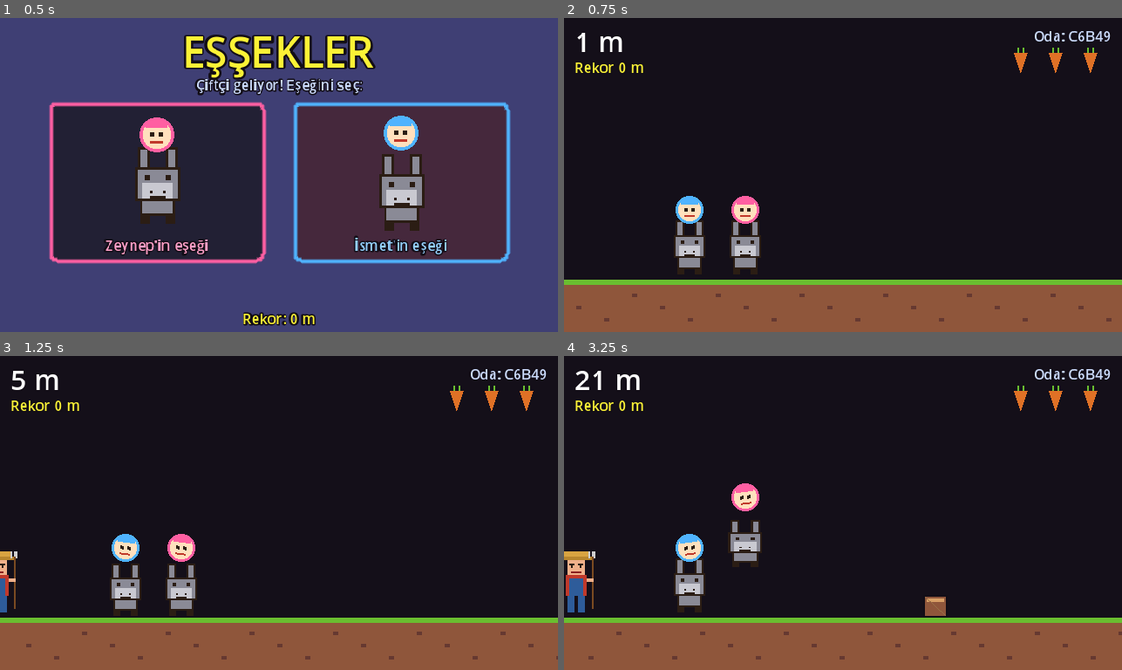
Above: before the commit, frames 1-4 (two rows, left to right).
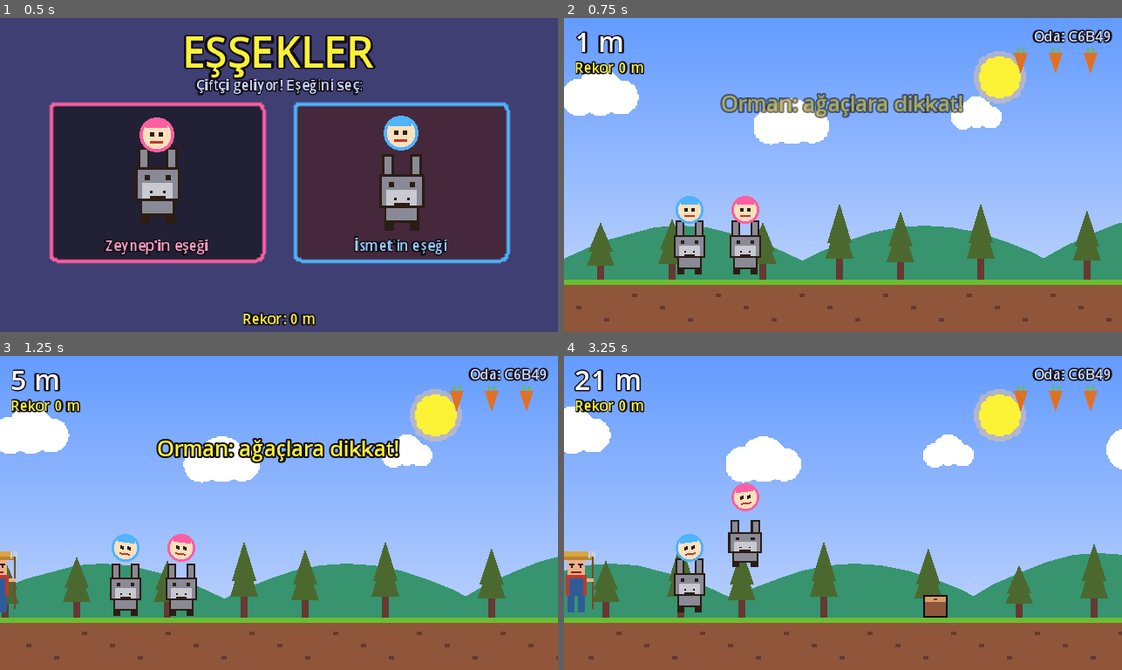
Above: after the commit, the same moments.

Repository: ismetcabbar9-oss/E-ek-
Game: Godot game, scene res://scenes/menu.tscn
Same seed, same stepped clock (60 frames per second), same inputs: the game is played once before the commit and once after it.
Inputs (mouse positions are in pixels of both pictures, inside the frame that each line leads up to):
- Up to frame 1 (0.5 s): no input
- Up to frame 2 (0.75 s): click "Zeynep'in eşeği" at 0.5 s
- Up to frame 3 (1.25 s): no input
- Up to frame 4 (3.25 s): tap Enter at 1.25 s; move the mouse to (965, 497) at 1.27 s; hold Up 1.28-2 s; click (965, 497) at 1.42 s; tap Space at 1.52, 1.82 s; drag from (731, 528) to (815, 575) at 2.02 s; move the mouse to (898, 443) at 2.77 s; hold Up from 2.78 s (still down)

Frame 1 is identical in both runs. In frame 2, 80% of the frame differs, in the area x 0-100%, y 0-84%; in frame 3, 79%; in frame 4, 79%.

Commit message:
Temalar: themes.json ile 6 tema, parallax arka plan, tema müziği
- Orman, gece şehir, çöl, uzay, arena, parkur; her biri kendi paleti,
  katmanları, zemini ve engel şekilleriyle
- Tema mesafeye bağlı (~330 m = ~30 sn), zemin sınırda dünyayla kayar
- Arka planda 1.2 sn çapraz geçiş, tema afişi, müzik tonu/temposu değişir
- Her katman/zemin/engel için opsiyonel sprite yolu (asset gelince otomatik)

Co-Authored-By: Claude Opus 5.5 <noreply@anthropic.com>
Claude-Session: https://claude.ai/code/session_01Njhua4BvtW3HFbxBLhtxyt

Diff:
--- /dev/null
+++ b/data/themes.json
@@ -0,0 +1,140 @@
+{
+	"_doc": "Temalar sırayla döner. segment_meters: her temanın süresi (metre). ~330 m, oyunun hızıyla ~30 sn. Renkler DB32 paletinden. Her layer/ground/obstacle için 'sprite' yolu verilirse placeholder yerine o çizilir (bkz. ASSETS.md).",
+	"segment_meters": 330,
+	"themes": [
+		{
+			"id": "forest",
+			"name": "ORMAN",
+			"banner": "Orman: ağaçlara dikkat!",
+			"sky": ["#639bff", "#cbdbfc"],
+			"sky_sprite": "res://assets/themes/forest/sky.png",
+			"layers": [
+				{ "shape": "sun", "factor": 0.0, "x": 250, "y": 34, "r": 12, "color": "#fbf236", "color2": "#eec39a" },
+				{ "shape": "clouds", "factor": 0.08, "tile": 110, "y": 40, "color": "#ffffff", "sprite": "res://assets/themes/forest/bg_far.png" },
+				{ "shape": "hills", "factor": 0.2, "tile": 140, "y": 150, "h": 50, "color": "#37946e", "sprite": "res://assets/themes/forest/bg_mid.png" },
+				{ "shape": "trees", "factor": 0.45, "tile": 46, "y": 150, "h": 40, "color": "#4b692f", "color2": "#663931", "sprite": "res://assets/themes/forest/bg_near.png" }
+			],
+			"ground": { "top": "#6abe30", "fill": "#8f563b", "detail": "#663931", "pit": "#222034", "tile": "res://assets/themes/forest/ground.png" },
+			"obstacles": {
+				"low": { "shape": "stump", "color": "#8f563b", "color2": "#d9a066", "sprite": "res://assets/themes/forest/obstacle_low.png" },
+				"air": { "shape": "bird", "color": "#222034", "color2": "#df7126", "sprite": "res://assets/themes/forest/obstacle_air.png" },
+				"pit": { "shape": "hole", "color": "#306082", "color2": "#5fcde4", "sprite": "res://assets/themes/forest/pit.png" }
+			},
+			"music": { "bpm": 132, "root": 60, "scale": [0, 2, 4, 7, 9], "lead_wave": "square", "duty": 0.25,
+				"lead": [0, -1, 2, -1, 4, 2, -1, 0, 1, -1, 3, -1, 4, 3, 2, -1],
+				"bass": [0, -1, 0, -1, 3, -1, 3, -1, 4, -1, 4, -1, 2, -1, 2, -1],
+				"file": "res://assets/audio/music_forest.ogg" }
+		},
+		{
+			"id": "city",
+			"name": "GECE ŞEHİR",
+			"banner": "Gece şehir: eşekler kulüpte!",
+			"sky": ["#222034", "#3f3f74"],
+			"sky_sprite": "res://assets/themes/city/sky.png",
+			"layers": [
+				{ "shape": "stars", "factor": 0.02, "tile": 40, "y": 0, "h": 90, "color": "#cbdbfc" },
+				{ "shape": "sun", "factor": 0.0, "x": 60, "y": 30, "r": 9, "color": "#cbdbfc", "color2": "#9badb7" },
+				{ "shape": "buildings", "factor": 0.15, "tile": 34, "y": 150, "h": 70, "color": "#45283c", "color2": "#76428a", "sprite": "res://assets/themes/city/bg_far.png" },
+				{ "shape": "buildings", "factor": 0.4, "tile": 44, "y": 150, "h": 50, "color": "#222034", "color2": "#fbf236", "sprite": "res://assets/themes/city/bg_near.png" }
+			],
+			"ground": { "top": "#847e87", "fill": "#323c39", "detail": "#fbf236", "pit": "#000000", "tile": "res://assets/themes/city/ground.png" },
+			"obstacles": {
+				"low": { "shape": "cone", "color": "#df7126", "color2": "#ffffff", "sprite": "res://assets/themes/city/obstacle_low.png" },
+				"air": { "shape": "bird", "color": "#696a6a", "color2": "#9badb7", "sprite": "res://assets/themes/city/obstacle_air.png" },
+				"pit": { "shape": "hole", "color": "#000000", "color2": "#595652", "sprite": "res://assets/themes/city/pit.png" }
+			},
+			"music": { "bpm": 118, "root": 57, "scale": [0, 3, 5, 7, 10], "lead_wave": "square", "duty": 0.5,
+				"lead": [0, -1, -1, 2, -1, 3, -1, 2, 4, -1, 3, -1, 2, -1, 1, -1],
+				"bass": [0, -1, 0, 0, -1, 0, -1, 0, 3, -1, 3, 3, -1, 2, -1, 2],
+				"file": "res://assets/audio/music_city.ogg" }
+		},
+		{
+			"id": "desert",
+			"name": "ÇÖL",
+			"banner": "Çöl: su yok, mizah var.",
+			"sky": ["#df7126", "#eec39a"],
+			"sky_sprite": "res://assets/themes/desert/sky.png",
+			"layers": [
+				{ "shape": "sun", "factor": 0.0, "x": 160, "y": 44, "r": 20, "color": "#fbf236", "color2": "#df7126" },
+				{ "shape": "hills", "factor": 0.12, "tile": 200, "y": 150, "h": 36, "color": "#d9a066", "sprite": "res://assets/themes/desert/bg_far.png" },
+				{ "shape": "hills", "factor": 0.3, "tile": 120, "y": 150, "h": 22, "color": "#eec39a", "sprite": "res://assets/themes/desert/bg_mid.png" },
+				{ "shape": "cacti", "factor": 0.5, "tile": 80, "y": 150, "h": 26, "color": "#37946e", "color2": "#4b692f", "sprite": "res://assets/themes/desert/bg_near.png" }
+			],
+			"ground": { "top": "#eec39a", "fill": "#d9a066", "detail": "#8f563b", "pit": "#8a6f30", "tile": "res://assets/themes/desert/ground.png" },
+			"obstacles": {
+				"low": { "shape": "cactus", "color": "#6abe30", "color2": "#99e550", "sprite": "res://assets/themes/desert/obstacle_low.png" },
+				"air": { "shape": "bird", "color": "#45283c", "color2": "#d95763", "sprite": "res://assets/themes/desert/obstacle_air.png" },
+				"pit": { "shape": "hole", "color": "#8a6f30", "color2": "#d9a066", "sprite": "res://assets/themes/desert/pit.png" }
+			},
+			"music": { "bpm": 112, "root": 62, "scale": [0, 1, 4, 5, 7, 8, 10], "lead_wave": "square", "duty": 0.125,
+				"lead": [0, 1, 2, -1, 1, 0, -1, -1, 4, 3, 2, -1, 3, 2, 1, -1],
+				"bass": [0, -1, -1, 0, -1, -1, 0, -1, 1, -1, -1, 1, -1, -1, 0, -1],
+				"file": "res://assets/audio/music_desert.ogg" }
+		},
+		{
+			"id": "space",
+			"name": "UZAY",
+			"banner": "Uzay: eşek 1 küçük adım...",
+			"sky": ["#000000", "#222034"],
+			"sky_sprite": "res://assets/themes/space/sky.png",
+			"layers": [
+				{ "shape": "stars", "factor": 0.03, "tile": 30, "y": 0, "h": 150, "color": "#ffffff" },
+				{ "shape": "planets", "factor": 0.08, "tile": 170, "y": 50, "color": "#76428a", "color2": "#d77bba", "sprite": "res://assets/themes/space/bg_far.png" },
+				{ "shape": "hills", "factor": 0.3, "tile": 90, "y": 150, "h": 18, "color": "#595652", "sprite": "res://assets/themes/space/bg_near.png" }
+			],
+			"ground": { "top": "#9badb7", "fill": "#696a6a", "detail": "#595652", "pit": "#000000", "tile": "res://assets/themes/space/ground.png" },
+			"obstacles": {
+				"low": { "shape": "spikes", "color": "#99e550", "color2": "#6abe30", "sprite": "res://assets/themes/space/obstacle_low.png" },
+				"air": { "shape": "ufo", "color": "#9badb7", "color2": "#5fcde4", "sprite": "res://assets/themes/space/obstacle_air.png" },
+				"pit": { "shape": "hole", "color": "#000000", "color2": "#5b6ee1", "sprite": "res://assets/themes/space/pit.png" }
+			},
+			"music": { "bpm": 100, "root": 55, "scale": [0, 2, 4, 6, 7, 9, 11], "lead_wave": "triangle", "duty": 0.5,
+				"lead": [4, -1, -1, 6, -1, -1, 7, -1, 6, -1, 4, -1, 3, -1, -1, -1],
+				"bass": [0, -1, -1, -1, -1, -1, -1, -1, 3, -1, -1, -1, -1, -1, -1, -1],
+				"file": "res://assets/audio/music_space.ogg" }
+		},
+		{
+			"id": "arena",
+			"name": "ARENA",
+			"banner": "Arena: 3'e 3 eşek kapışması!",
+			"sky": ["#3f3f74", "#5b6ee1"],
+			"sky_sprite": "res://assets/themes/arena/sky.png",
+			"layers": [
+				{ "shape": "crowd", "factor": 0.1, "tile": 12, "y": 112, "color": "#222034", "color2": "#fbf236", "sprite": "res://assets/themes/arena/bg_far.png" },
+				{ "shape": "pillars", "factor": 0.35, "tile": 90, "y": 150, "h": 46, "color": "#76428a", "color2": "#d77bba", "sprite": "res://assets/themes/arena/bg_near.png" }
+			],
+			"ground": { "top": "#99e550", "fill": "#37946e", "detail": "#6abe30", "pit": "#4b692f", "tile": "res://assets/themes/arena/ground.png" },
+			"obstacles": {
+				"low": { "shape": "box", "color": "#d9a066", "color2": "#8f563b", "sprite": "res://assets/themes/arena/obstacle_low.png" },
+				"air": { "shape": "ball", "color": "#ac3232", "color2": "#fbf236", "sprite": "res://assets/themes/arena/obstacle_air.png" },
+				"pit": { "shape": "hole", "color": "#4b692f", "color2": "#99e550", "sprite": "res://assets/themes/arena/pit.png" }
+			},
+			"music": { "bpm": 150, "root": 64, "scale": [0, 2, 3, 5, 7, 8, 10], "lead_wave": "square", "duty": 0.125,
+				"lead": [0, 0, 4, -1, 3, -1, 2, 0, 0, 0, 5, -1, 4, -1, 2, -1],
+				"bass": [0, -1, 0, -1, 0, -1, 0, -1, 5, -1, 5, -1, 4, -1, 4, -1],
+				"file": "res://assets/audio/music_arena.ogg" }
+		},
+		{
+			"id": "parkour",
+			"name": "PARKUR",
+			"banner": "Parkur: düşen eşek elenir!",
+			"sky": ["#5fcde4", "#cbdbfc"],
+			"sky_sprite": "res://assets/themes/parkour/sky.png",
+			"layers": [
+				{ "shape": "clouds", "factor": 0.06, "tile": 90, "y": 30, "color": "#ffffff", "sprite": "res://assets/themes/parkour/bg_far.png" },
+				{ "shape": "platforms", "factor": 0.25, "tile": 100, "y": 90, "color": "#d77bba", "color2": "#fbf236", "sprite": "res://assets/themes/parkour/bg_mid.png" },
+				{ "shape": "platforms", "factor": 0.45, "tile": 130, "y": 120, "color": "#639bff", "color2": "#ffffff", "sprite": "res://assets/themes/parkour/bg_near.png" }
+			],
+			"ground": { "top": "#d95763", "fill": "#fbf236", "detail": "#d95763", "pit": "#76428a", "tile": "res://assets/themes/parkour/ground.png" },
+			"obstacles": {
+				"low": { "shape": "bumper", "color": "#ac3232", "color2": "#ffffff", "sprite": "res://assets/themes/parkour/obstacle_low.png" },
+				"air": { "shape": "bar", "color": "#5b6ee1", "color2": "#fbf236", "sprite": "res://assets/themes/parkour/obstacle_air.png" },
+				"pit": { "shape": "hole", "color": "#76428a", "color2": "#d77bba", "sprite": "res://assets/themes/parkour/pit.png" }
+			},
+			"music": { "bpm": 160, "root": 65, "scale": [0, 2, 4, 5, 7, 9, 11], "lead_wave": "square", "duty": 0.25,
+				"lead": [0, 2, 4, 7, 4, 2, 0, -1, 1, 3, 5, 8, 5, 3, 1, -1],
+				"bass": [0, -1, 4, -1, 0, -1, 4, -1, 1, -1, 5, -1, 1, -1, 5, -1],
+				"file": "res://assets/audio/music_parkour.ogg" }
+		}
+	]
+}
--- /dev/null
+++ b/scripts/background.gd
@@ -0,0 +1,191 @@
+class_name Background
+extends Node2D
+## Parallax arka plan. Her katman themes.json'daki bir şekil (placeholder) ya da
+## 'sprite' verilmişse yatayda tekrarlanan bir doku. Tema değişince 1 sn çapraz geçiş.
+
+const W := 320.0
+const H := 180.0
+const FADE_TIME := 1.2
+
+var world: World
+var themes: ThemeManager
+var current := -1
+var previous := -1
+var _fade := 1.0
+var _t := 0.0
+var _tex_cache: Dictionary = {}
+
+
+func _process(delta: float) -> void:
+	_t += delta
+	if _fade < 1.0:
+		_fade = minf(1.0, _fade + delta / FADE_TIME)
+	queue_redraw()
+
+
+func set_theme(i: int, instant := false) -> void:
+	if i == current:
+		return
+	previous = current
+	current = i
+	_fade = 1.0 if instant or previous < 0 else 0.0
+
+
+func _draw() -> void:
+	if themes == null or current < 0:
+		return
+	if _fade < 1.0 and previous >= 0:
+		_draw_theme(themes.theme_by_index(previous), 1.0)
+	_draw_theme(themes.theme_by_index(current), _fade)
+
+
+func _tex(path: String) -> Texture2D:
+	if not _tex_cache.has(path):
+		_tex_cache[path] = Game.load_texture(path)
+	return _tex_cache[path]
+
+
+func _col(hex: Variant, a: float) -> Color:
+	var c := Color(str(hex))
+	c.a *= a
+	return c
+
+
+func _rand(i: int, salt: int) -> float:
+	return fposmod(sin(float(i) * 12.9898 + float(salt) * 78.233) * 43758.5453, 1.0)
+
+
+func _draw_theme(th: Dictionary, a: float) -> void:
+	var sky_tex := _tex(str(th.get("sky_sprite", "")))
+	if sky_tex:
+		draw_texture_rect(sky_tex, Rect2(0, 0, W, H), false, Color(1, 1, 1, a))
+	else:
+		var sky: Array = th.get("sky", ["#639bff", "#cbdbfc"])
+		var top := _col(sky[0], a)
+		var bot := _col(sky[1], a)
+		draw_polygon(PackedVector2Array([Vector2(0, 0), Vector2(W, 0), Vector2(W, H), Vector2(0, H)]),
+			PackedColorArray([top, top, bot, bot]))
+	var layers: Array = th.get("layers", [])
+	for li in layers.size():
+		_draw_layer(layers[li], li, a)
+
+
+func _draw_layer(L: Dictionary, salt: int, a: float) -> void:
+	var factor := float(L.get("factor", 0.2))
+	var off := world.scroll * factor if world else 0.0
+	var tex := _tex(str(L.get("sprite", "")))
+	if tex:
+		# Doku katmanı: alt kenarı 'y'ye (zemin) hizalı ya da y'den başlar.
+		var tw := float(tex.get_width())
+		var ty := float(L.get("y", 150)) - float(tex.get_height()) if float(L.get("y", 0)) >= 100.0 else float(L.get("y", 0))
+		var x := -fposmod(off, tw)
+		while x < W:
+			draw_texture(tex, Vector2(x, ty), Color(1, 1, 1, a))
+			x += tw
+		return
+	var shape := str(L.get("shape", ""))
+	var c := _col(L.get("color", "#ffffff"), a)
+	var c2 := _col(L.get("color2", L.get("color", "#ffffff")), a)
+	var y := float(L.get("y", 150))
+	var h := float(L.get("h", 30))
+	if shape == "sun":
+		var p := Vector2(float(L.get("x", 250)), y)
+		var r := float(L.get("r", 12))
+		draw_circle(p, r + 3.0, _col(L.get("color2", "#ffffff"), a * 0.5))
+		draw_circle(p, r, c)
+		return
+	var tile := float(L.get("tile", 64))
+	var first := int(floorf(off / tile))
+	var count := int(W / tile) + 2
+	for k in count:
+		var i := first + k
+		var x := i * tile - off
+		var r1 := _rand(i, salt)
+		var r2 := _rand(i, salt + 31)
+		match shape:
+			"clouds":
+				var cy := y + r1 * 30.0
+				var cw := 16.0 + r2 * 18.0
+				draw_circle(Vector2(x + 10, cy), cw * 0.35, c)
+				draw_circle(Vector2(x + 10 + cw * 0.4, cy - 3), cw * 0.45, c)
+				draw_circle(Vector2(x + 10 + cw * 0.8, cy), cw * 0.33, c)
+			"hills":
+				var hh := h * (0.6 + r1 * 0.4)
+				var pts := PackedVector2Array()
+				var steps := 12
+				for s in steps + 1:
+					var u := float(s) / steps
+					pts.append(Vector2(x + u * tile * 1.3 - tile * 0.15, y - sin(u * PI) * hh))
+				pts.append(Vector2(x + tile * 1.15, y))
+				pts.append(Vector2(x - tile * 0.15, y))
+				draw_colored_polygon(pts, c)
+			"trees":
+				var th2 := h * (0.6 + r1 * 0.4)
+				var tx := x + r2 * (tile - 16.0)
+				draw_rect(Rect2(tx + 6, y - th2 * 0.35, 4, th2 * 0.35), c2)
+				draw_colored_polygon(PackedVector2Array([Vector2(tx, y - th2 * 0.3), Vector2(tx + 8, y - th2), Vector2(tx + 16, y - th2 * 0.3)]), c)
+				draw_colored_polygon(PackedVector2Array([Vector2(tx + 1, y - th2 * 0.55), Vector2(tx + 8, y - th2 * 1.15), Vector2(tx + 15, y - th2 * 0.55)]), c)
+			"buildings":
+				var bh := h * (0.45 + r1 * 0.55)
+				var bw := tile - 4.0
+				draw_rect(Rect2(x, y - bh, bw, bh), c)
+				var wy := y - bh + 4.0
+				var row := 0
+				while wy < y - 4.0:
+					var wx := x + 3.0
+					var col := 0
+					while wx < x + bw - 4.0:
+						if _rand(i * 31 + row * 7 + col, salt) > 0.55:
+							var blink := _rand(i + row + col, int(_t * 0.5)) > 0.97
+							if not blink:
+								draw_rect(Rect2(wx, wy, 2, 2), c2)
+						wx += 5.0
+						col += 1
+					wy += 6.0
+					row += 1
+			"stars":
+				for s2 in 3:
+					var sx := x + _rand(i * 3 + s2, salt) * tile
+					var sy := y + _rand(i * 3 + s2, salt + 7) * h
+					var tw2 := 0.5 + 0.5 * sin(_t * (2.0 + s2) + i)
+					var sc := c
+					sc.a *= 0.4 + 0.6 * tw2
+					draw_rect(Rect2(sx, sy, 1, 1), sc)
+			"cacti":
+				if r1 > 0.35:
+					var cx := x + r2 * (tile - 10.0)
+					var ch := h * (0.6 + r1 * 0.4)
+					draw_rect(Rect2(cx + 3, y - ch, 4, ch), c)
+					draw_rect(Rect2(cx, y - ch * 0.7, 3, 2), c)
+					draw_rect(Rect2(cx, y - ch * 0.95, 2, 6), c)
+					draw_rect(Rect2(cx + 7, y - ch * 0.55, 3, 2), c)
+					draw_rect(Rect2(cx + 8, y - ch * 0.8, 2, 6), c)
+					draw_rect(Rect2(cx + 4, y - ch + 1, 1, ch - 2), c2)
+			"planets":
+				if r1 > 0.3:
+					var pr := 5.0 + r2 * 12.0
+					var pc := Vector2(x + tile * 0.5, y + (r1 - 0.5) * 50.0)
+					draw_circle(pc, pr, c)
+					draw_circle(pc + Vector2(-pr * 0.3, -pr * 0.3), pr * 0.35, c2)
+					if r2 > 0.5:
+						draw_line(pc + Vector2(-pr * 1.6, pr * 0.3), pc + Vector2(pr * 1.6, -pr * 0.3), c2, 1.0)
+			"crowd":
+				var bob := absf(sin(_t * 6.0 + i * 1.3)) * 2.0
+				draw_rect(Rect2(x, y + 4, tile, 40), c)
+				draw_circle(Vector2(x + tile * 0.5, y - bob), 4.0, c)
+				if r1 > 0.8:
+					draw_rect(Rect2(x + tile * 0.5 - 1, y - 12 - bob, 2, 6), c2)
+			"pillars":
+				var ph := h * (0.7 + r1 * 0.3)
+				draw_rect(Rect2(x + 10, y - ph, 14, ph), c)
+				draw_rect(Rect2(x + 7, y - ph - 4, 20, 4), c2)
+				draw_rect(Rect2(x + 13, y - ph + 3, 2, ph - 6), c2)
+			"platforms":
+				if r1 > 0.25:
+					var pw := 30.0 + r2 * 30.0
+					var py := y + (r1 - 0.5) * 30.0 + sin(_t * 1.5 + i) * 2.0
+					draw_rect(Rect2(x, py, pw, 8), c)
+					var sxp := 0.0
+					while sxp < pw:
+						draw_rect(Rect2(x + sxp, py, 4, 8), c2)
+						sxp += 10.0
--- a/scripts/farmer.gd
+++ b/scripts/farmer.gd
@@ -35,7 +35,7 @@
 	_shout.add_theme_color_override("font_color", Color("#fbf236"))
 	_shout.add_theme_color_override("font_outline_color", Color("#120d16"))
 	_shout.add_theme_constant_override("outline_size", 3)
-	_shout.position = Vector2(-4, -50)
+	_shout.position = Vector2(-10, -60)
 	_shout.visible = false
 	add_child(_shout)
 
@@ -69,6 +69,6 @@
 		position.x = lerpf(position.x, _x_target + sin(_t * 1.3) * 3.0, 1.0 - exp(-2.5 * delta))
 	if _shout_t > 0.0:
 		_shout_t -= delta
-		_shout.position.y = -50.0 + sin(_t * 20.0) * 1.0
+		_shout.position.y = -60.0 + sin(_t * 20.0) * 1.0
 		if _shout_t <= 0.0:
 			_shout.visible = false
--- a/scripts/main.gd
+++ b/scripts/main.gd
@@ -9,6 +9,8 @@
 
 var state := State.RUNNING
 var world: World
+var themes: ThemeManager
+var background: Background
 var player: Donkey
 var partner: Donkey
 var farmer: Farmer
@@ -22,6 +24,9 @@
 var _over: Control
 var _over_t := 0.0
 var _shake := 0.0
+var _theme_index := -1
+var _banner: Label
+var _banner_t := 0.0
 var _rng := RandomNumberGenerator.new()
 
 
@@ -31,9 +36,15 @@
 		Game.seed_code = Game.random_code()
 	seed_code = Game.seed_code
 
+	themes = ThemeManager.new()
+	background = Background.new()
+	add_child(background)
 	world = World.new()
+	world.themes = themes
 	add_child(world)
 	world.setup(Game.code_to_seed(seed_code))
+	background.world = world
+	background.themes = themes
 
 	farmer = Farmer.new()
 	add_child(farmer)
@@ -55,12 +66,14 @@
 	player.crashed.connect(_on_crash)
 
 	_build_hud()
+	_check_theme(true)
 	Audio.start_music()
 
 
 func _physics_process(delta: float) -> void:
 	if state == State.RUNNING:
 		world.advance(delta)
+		_check_theme(false)
 	for d in [partner, player]:
 		d.step(delta, world)
 		if state == State.RUNNING:
@@ -78,6 +91,28 @@
 		position = Vector2.ZERO
 	if state == State.OVER:
 		_over_t += delta
+	if _banner_t > 0.0:
+		_banner_t -= delta
+		var k := clampf(minf(_banner_t, 2.6 - _banner_t) / 0.3, 0.0, 1.0)
+		_banner.modulate.a = k
+		_banner.position.y = 44.0 - (1.0 - k) * 10.0
+		_banner.visible = _banner_t > 0.0
+
+
+## Oyuncunun bulunduğu yerin teması değiştiyse arka planı, müziği ve afişi güncelle.
+func _check_theme(first: bool) -> void:
+	var i := themes.index_at(world.scroll + PLAYER_X)
+	if i == _theme_index:
+		return
+	_theme_index = i
+	var th := themes.theme_by_index(i)
+	background.set_theme(i, first)
+	Audio.set_music(th.get("music", {}))
+	if not first:
+		Audio.start_music()
+		Audio.sfx("theme")
+	_banner.text = str(th.get("banner", th.get("name", "")))
+	_banner_t = 2.6
 
 
 func _on_crash(d: Donkey, _o: Dictionary) -> void:
@@ -133,6 +168,12 @@
 	_code_label.size = Vector2(120, 12)
 	_code_label.position = Vector2(194, 4)
 	_hud.add_child(_code_label)
+	_banner = UI.label("", 12, Color("#fbf236"), 4)
+	_banner.horizontal_alignment = HORIZONTAL_ALIGNMENT_CENTER
+	_banner.size = Vector2(320, 18)
+	_banner.position = Vector2(0, 44)
+	_banner.visible = false
+	_hud.add_child(_banner)
 	_hits_bar = Control.new()
 	_hits_bar.position = Vector2(254, 18)
 	_hits_bar.draw.connect(_draw_hits)
--- /dev/null
+++ b/scripts/theme_manager.gd
@@ -0,0 +1,32 @@
+class_name ThemeManager
+extends RefCounted
+## themes.json'u okur. Tema, dünya üzerindeki mesafeye göre belirlenir:
+## her tema segment_meters sürer, sonra sıradakine geçilir (döngü).
+
+var themes: Array = []
+var segment_px := 3300.0
+
+
+func _init() -> void:
+	var data := Game.load_json("res://data/themes.json")
+	themes = data.get("themes", [])
+	segment_px = float(data.get("segment_meters", 330)) * World.PX_PER_M
+	if themes.is_empty():
+		themes = [World.DEFAULT_THEME]
+
+
+func index_at(world_x: float) -> int:
+	return int(floorf(maxf(world_x, 0.0) / segment_px)) % themes.size()
+
+
+func theme_by_index(i: int) -> Dictionary:
+	return themes[i % themes.size()]
+
+
+func theme_at(world_x: float) -> Dictionary:
+	return theme_by_index(index_at(world_x))
+
+
+## world_x'ten sonraki ilk tema sınırı (dünya px).
+func next_boundary(world_x: float) -> float:
+	return (floorf(maxf(world_x, 0.0) / segment_px) + 1.0) * segment_px
--- a/scripts/world.gd
+++ b/scripts/world.gd
@@ -173,6 +173,11 @@
 			seg_end = minf(VIEW_W, themes.next_boundary(wx) - scroll)
 		var g: Dictionary = theme_at(wx).ground
 		var w := seg_end - x
+		var tile_tex := _texture(str(g.get("tile", ""))) if g.has("tile") else null
+		if tile_tex:
+			_draw_ground_tiles(tile_tex, x, seg_end)
+			x = seg_end
+			continue
 		draw_rect(Rect2(x, GROUND_Y, w, 180.0 - GROUND_Y), Color(g.fill))
 		draw_rect(Rect2(x, GROUND_Y, w, 3), Color(g.top))
 		# Hareket hissi için kayan detay pikselleri.
@@ -189,6 +194,19 @@
 	for o in obstacles_on_screen():
 		if o.kind == "pit":
 			_draw_pit(o)
+
+
+func _draw_ground_tiles(tex: Texture2D, from_x: float, to_x: float) -> void:
+	# Zemin dokusu dünyayla aynı hızda kayar; segment sınırında kırpılır.
+	var tw := float(tex.get_width())
+	var th := float(tex.get_height())
+	var px := floorf((scroll + from_x) / tw) * tw - scroll
+	while px < to_x:
+		var src_x := maxf(0.0, from_x - px)
+		var src_w := minf(tw, to_x - px) - src_x
+		if src_w > 0.0:
+			draw_texture_rect_region(tex, Rect2(px + src_x, GROUND_Y, src_w, th), Rect2(src_x, 0, src_w, th))
+		px += tw
 
 
 func _draw_pit(o: Dictionary) -> void:
--- a/tests/shot.gd
+++ b/tests/shot.gd
@@ -14,7 +14,20 @@
 	_out = args[2] if args.size() > 2 else "shot.png"
 	if args.size() > 3:
 		Game.seed_code = args[3]
-	add_child.call_deferred(load(scene).instantiate())
+	var inst: Node = load(scene).instantiate()
+	add_child.call_deferred(inst)
+	if args.size() > 4:
+		_jump_to.call_deferred(inst, float(args[4]))
+
+
+## Hata ayıklama: dünyayı verilen metreye ışınla (tema görüntüleri için).
+func _jump_to(inst: Node, m: float) -> void:
+	await get_tree().process_frame
+	var w: World = inst.world
+	w.scroll = m * World.PX_PER_M
+	w.obstacles.clear()
+	w._next_x = w.scroll + 200.0
+	w._generate_until(w.scroll + 600.0)
 
 
 func _process(_d: float) -> void:
